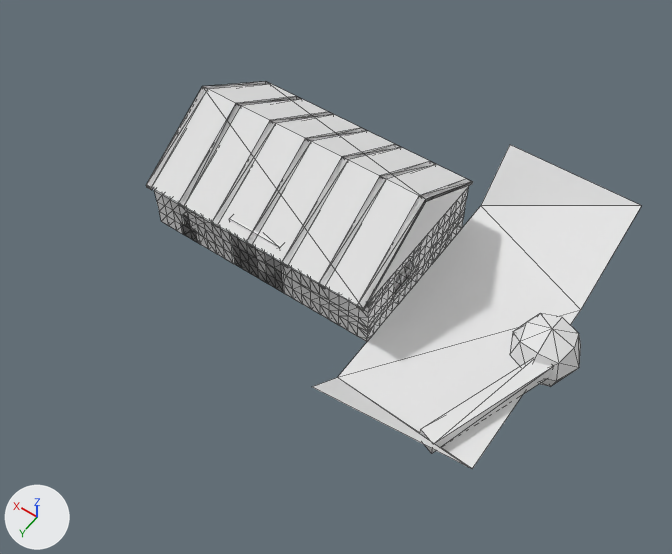
One commit to the OBJ model G53GRA-Coursework/Code/Data/Models/Map.obj: the scene before it, then after it.
One viewpoint serves both versions: a 50 mm camera at (-11.35, 14.59, 21.09) aimed at (-1.72, 1.12, -0.09). The lights are fixed; the arrows at lower left show +X, +Y and +Z. Mesh edges are drawn as thin lines on the coarser meshes. Where no turn or scale is listed for an object, it has been applied to the vertices. Vertices at the same position are counted once.

Script lines for the objects in view, before the commit:
```python
me_cube_030_cube_018 = bpy.data.meshes.new('Cube.030_Cube.018')
me_cube_030_cube_018.from_pydata(...)  # 26 vertices, 48 faces; spans x -8.82..-6.82, y -1.08..0.92, z -0.98..1.02
me_cube_030_cube_018.materials.append(mat_none)  # white #e7e7e7
me_plane = bpy.data.meshes.new('Plane')
me_plane.from_pydata([(-8.0, -5.0, 1.5), (-3.75, -5.0, 1.5), (-8.0, 4.5, 0.75), (-3.75, 5.0, 1.0), (-8.0, 4.1, 0.0), (-3.75, 3.9, 0.0), (-3.75, -3.64, 0.0), (-8.0, -1.86, 0.0)], [], [(0, 6, 7), (5, 2, 4), (7, 5, 4), (0, 1, 6), (5, 3, 2), (7, 6, 5)])
me_plane.materials.append(mat_material_grass)  # white #e7e7e7
me_roof_beams_cube_008 = bpy.data.meshes.new('Roof-beams_Cube.008')
me_roof_beams_cube_008.from_pydata(...)  # 84 vertices, 154 faces; spans x -3.75..3.75, y -2.75..2.75, z 1.7..3.5
me_roof_beams_cube_008.materials.append(mat_material_wood_boards_dark)  # white #e7e7e7
ob_cube_030_cube_018 = bpy.data.objects.new('Cube.030_Cube.018', me_cube_030_cube_018)
ob_cube_030_cube_018.location = (0.0, 0.0, 0.0)
ob_plane = bpy.data.objects.new('Plane', me_plane)
ob_plane.location = (0.0, 0.0, 0.0)
ob_roof_beams_cube_008 = bpy.data.objects.new('Roof-beams_Cube.008', me_roof_beams_cube_008)
ob_roof_beams_cube_008.location = (0.0, 0.0, 0.0)
# also in view: 'Cube.031_Cube.025' at (-7.4, 2.36, 0.2); 'Roof-back_Plane.001' at (0.0, -1.37, 2.65); 'Roof-left_Plane.003' at (-3.75, 0.0, 2.65); 'Walls_Cube.033' at (0.0, 0.0, 0.9); 'Roof-front_Plane.002' at (0.0, 1.38, 2.65)
```
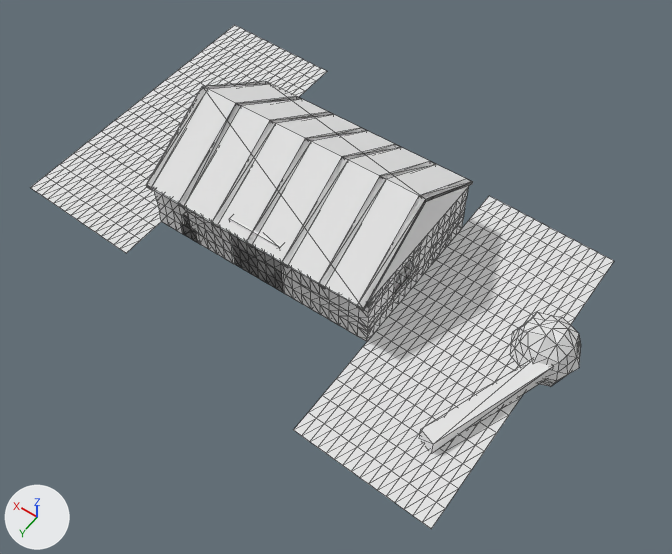
Commit message: Adds outside area basics

What differs and where, as boxes [x1, y1, x2, y2] in the pictures (672 x 554 px):
'Plane', reshaped
    before: [313, 145, 641, 469]
    after: [294, 196, 614, 529]
'Plane.001_Plane.012', added
    after: [30, 25, 327, 253]
'Cube.030_Cube.018', reshaped
    before: [510, 313, 581, 386]
    after: [510, 312, 581, 386]

The change in detail:
Material 'material_stone_single' (mat_material_stone_single) is new.
Its base color is (0.8, 0.8, 0.8) (white #e7e7e7).
Its roughness is 1.0.
me_cube_030_cube_018 is used by ob_cube_030_cube_018; location (0.0, 0.0, 0.0).
me_cube_030_cube_018 had 26 vertices, 48 faces and spanned x -8.82..-6.82, y -1.08..0.92, z -0.98..1.02.
me_cube_030_cube_018 no longer uses material mat_none (white #e7e7e7).
me_cube_030_cube_018 now has 98 vertices, 192 faces and spans x -8.82..-6.82, y -1.08..0.92, z -0.98..1.1.
Part 1, on me_cube_030_cube_018:
1 vertex is removed from x -7.24, y -0.66, z 0.59.
48 faces are deleted.
73 vertices are added at x -8.68..-6.97, y -0.93..0.78, z -0.84..1.1.
192 new faces join them.
me_cube_030_cube_018 now uses material mat_material_stone_single (white #e7e7e7).
me_plane is used by ob_plane; location (0.0, 0.0, 0.0).
me_plane had 8 vertices, 6 faces and spanned x -8.0..-3.75, y -5.0..5.0, z 0.0..1.5.
me_plane now has 289 vertices, 512 faces and spans x -8.0..-3.75, y -4.15..6.02, z 0.0.
me_plane part 2: the whole mesh is rebuilt.
Mesh me_plane_001_plane_012 is new.
It has 289 vertices, 512 faces and spans x 3.75..8.0, y -6.15..4.02, z 0.0.
It uses material mat_material_grass (white #e7e7e7).
Object 'Plane.001_Plane.012' (ob_plane_001_plane_012) is new; it shows me_plane_001_plane_012.
Its location is (0.0, 0.0, 0.0).
